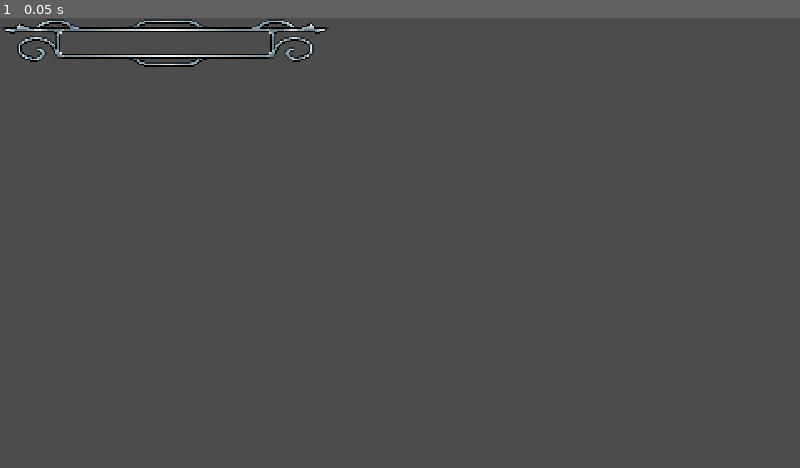
Above: before the commit, frame 1.
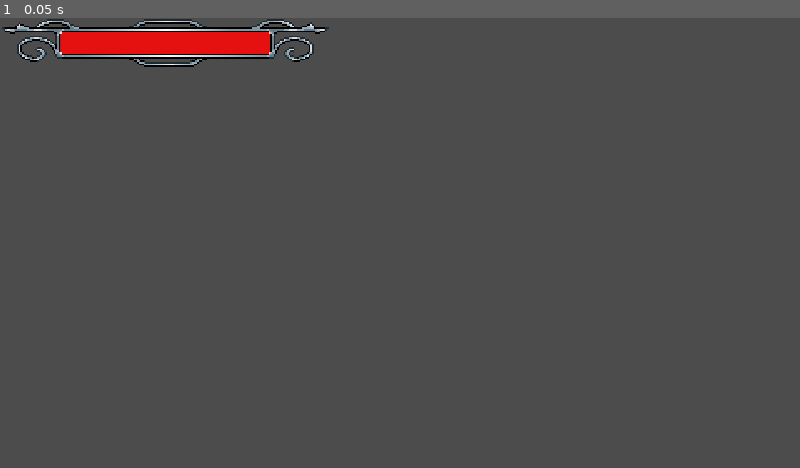
Above: after the commit, the same moment.

Repository: Thomas-Raveneau/SocialDungeons
Game: Godot game, scene res://Scenes/Systems/HealthBar.tscn
The game is run twice, just before and just after one commit, with the same random seed, the same clock (stepped at 60 frames per second) and the same inputs. This scene is started directly instead of the project's main scene.
Inputs:
- Up to frame 1 (0.05 s): no input

The runs differ from the first frame. In frame 1, 1.3% of the frame differs, in the area x 7-34%, y 3-8%.
Error before the commit: Invalid get index 'HEALTH' (on base: 'null instance'). (res://Scenes/Systems/HealthBar.gd:15)
Error after the commit: Attempt to call function 'get_node' in base 'null instance' on a null instance. (res://Scenes/Systems/HealthBar.gd:9)

Commit message:
Revert "Revert "[ADD] - Player stats and healthbar connected""
This reverts commit b02fcce933f4fb60d58535473529fbec08de55bb.

Diff:
--- a/Scenes/Maps/Main.tscn
+++ b/Scenes/Maps/Main.tscn
@@ -41,6 +41,14 @@
 limit_right = 1920
 limit_bottom = 1080
 
+[node name="Spawn" type="Node2D" parent="."]
+position = Vector2( 960, 1000 )
+
+[node name="Castle" parent="." instance=ExtResource( 6 )]
+
+[node name="Player" parent="." instance=ExtResource( 1 )]
+position = Vector2( 962.58, 498.929 )
+
 [node name="PlayerSpawn" type="Position2D" parent="."]
 position = Vector2( 960, 1000 )
 [node name="HealthBar" parent="." instance=ExtResource( 3 )]
--- a/Scenes/Player/Player.gd
+++ b/Scenes/Player/Player.gd
@@ -3,13 +3,14 @@
 ################################################################################
 
 # SIGNALS
-signal hp_changed(newHpValue)
+signal hp_changed(health)
+signal killed()
 
 # STATS
 export var SPEED: int = 6
 export var DASH_SPEED: int = 15
 export var MAX_HEALTH: int = 100
-export var HEALTH: int = 100 setget set_hp
+export var HEALTH: int = 100 setget _set_hp
 export var DEFENSE: int = 5
 export var ATTACK = 10
 export var KNOCKBACK_FORCE = 3
@@ -50,6 +51,7 @@
 func _ready() -> void:
 	dash_duration_timer.wait_time = DASH_DURATION
 	dash_cooldown_timer.wait_time = DASH_COOLDOWN
+	_set_hp(self.HEALTH)
 
 func _process(_delta: float) -> void:
 	pass
@@ -160,6 +162,7 @@
 		return true
 	else:
 		self.HEALTH -= damage_amount
+		_set_hp(self.HEALTH - damage_amount)
 		is_taking_damage = true
 		_handle_invicibility()
 		return false
@@ -184,9 +187,15 @@
 
 	return 0
 
-func set_hp(newHpValue: int) -> void:
-	HEALTH = newHpValue
-	emit_signal("hp_changed", newHpValue)
+func _set_hp(newHpValue: int) -> void:
+	var prevHealth = HEALTH
+	HEALTH = clamp(newHpValue, 0, MAX_HEALTH)
+	if HEALTH != prevHealth:
+		emit_signal("hp_changed", HEALTH)
+		if HEALTH == 0:
+			emit_signal("killed")
+
+
 
 ### SIGNALS ###
 func _on_DashDuration_timeout() -> void:
--- a/Scenes/Systems/HealthBar.gd
+++ b/Scenes/Systems/HealthBar.gd
@@ -1,28 +1,24 @@
 extends Control
 
 const MIN_HEALTH: int = 17
-const MAX_HEALTH: int = 83
+const MAX_HEALTH: int = 50
 
 var currentHealth: int = 0
-var maxHpPool: int = 83
 
 # Called when the node enters the scene tree for the first time.
-onready var player: KinematicBody2D = get_parent().get_node("Player")
-onready var healthBar: TextureProgress = get_node("HealthBar")
+onready var player: KinematicBody2D = get_parent().get_parent().get_node("Player")
+onready var healthBarOver: TextureProgress = get_node("HealthBarOver")
+onready var healthBarUnder: TextureProgress = get_node("HealthBarUnder")
 onready var healthBarTween: Tween = get_node("HealthBar/Tween")
 
-func _ready() -> void:
-	maxHpPool = player.HEALTH
-	print(maxHpPool)
-	_updateHealthBar(40)
-
 func _updateHealthBar(newHealthValue: int) -> void:
-	healthBar.value = newHealthValue
-	var __ = healthBarTween.interpolate_property($healthBar, "value", newHealthValue, 0.25, Tween.TRANS_QUINT, Tween.EASE_OUT)
-	__ = healthBarTween.start()
+	healthBarOver.value = newHealthValue
+	var __ = $HealthBarOver/Tween.interpolate_property(healthBarUnder, "value", healthBarUnder.value , newHealthValue, 0.25, Tween.TRANS_SINE , Tween.EASE_OUT, 0.25)
+	__ = $HealthBarOver/Tween.start()
 
 func _on_Player_hp_changed(newHp: int) -> void:
 	var newHealth: int = int(MAX_HEALTH - MIN_HEALTH) * float(newHp) / MAX_HEALTH + MIN_HEALTH
 	_updateHealthBar(newHealth)
+
 #func _process(delta: float) -> void:
 #	pass
--- a/Scenes/Systems/HealthBar.tscn
+++ b/Scenes/Systems/HealthBar.tscn
@@ -1,9 +1,10 @@
-[gd_scene load_steps=5 format=2]
+[gd_scene load_steps=6 format=2]
 
 [ext_resource path="res://Scenes/Systems/HealthBar.gd" type="Script" id=1]
-[ext_resource path="res://healthBarTheme.tres" type="Theme" id=2]
+[ext_resource path="res://Scenes/Systems/Assets/healthBar.png" type="Texture" id=2]
 [ext_resource path="res://Scenes/Systems/Assets/blank-bar.png" type="Texture" id=3]
-[ext_resource path="res://Scenes/Systems/Assets/healthBar.png" type="Texture" id=4]
+[ext_resource path="res://healthBarTheme.tres" type="Theme" id=4]
+[ext_resource path="res://Scenes/Systems/Assets/grey-back-bar.png" type="Texture" id=5]
 
 [node name="HealthBar" type="Control"]
 anchor_right = 1.0
@@ -17,18 +18,34 @@
 "_edit_use_anchors_": false
 }
 
-[node name="HealthBar" type="TextureProgress" parent="."]
+[node name="HealthBarUnder" type="TextureProgress" parent="."]
 margin_left = 6.23932
 margin_top = 11.1257
 margin_right = 790.239
 margin_bottom = 127.126
-theme = ExtResource( 2 )
-value = 17.0
-texture_over = ExtResource( 4 )
+rect_clip_content = true
+theme = ExtResource( 4 )
+value = 100.0
+texture_under = ExtResource( 5 )
 texture_progress = ExtResource( 3 )
 tint_progress = Color( 0.466667, 0.0196078, 0.0196078, 1 )
 __meta__ = {
 "_edit_use_anchors_": false
 }
 
-[node name="Tween" type="Tween" parent="HealthBar"]
+[node name="HealthBarOver" type="TextureProgress" parent="."]
+margin_left = 6.23932
+margin_top = 11.1257
+margin_right = 790.239
+margin_bottom = 127.126
+rect_clip_content = true
+theme = ExtResource( 4 )
+value = 100.0
+texture_over = ExtResource( 2 )
+texture_progress = ExtResource( 3 )
+tint_progress = Color( 0.901961, 0.0705882, 0.0705882, 1 )
+__meta__ = {
+"_edit_use_anchors_": false
+}
+
+[node name="Tween" type="Tween" parent="HealthBarOver"]
Binary file added: Scenes/Systems/Assets/grey-back-bar.png
Not shown, added: Scenes/Systems/Assets/grey-back-bar.png.import
